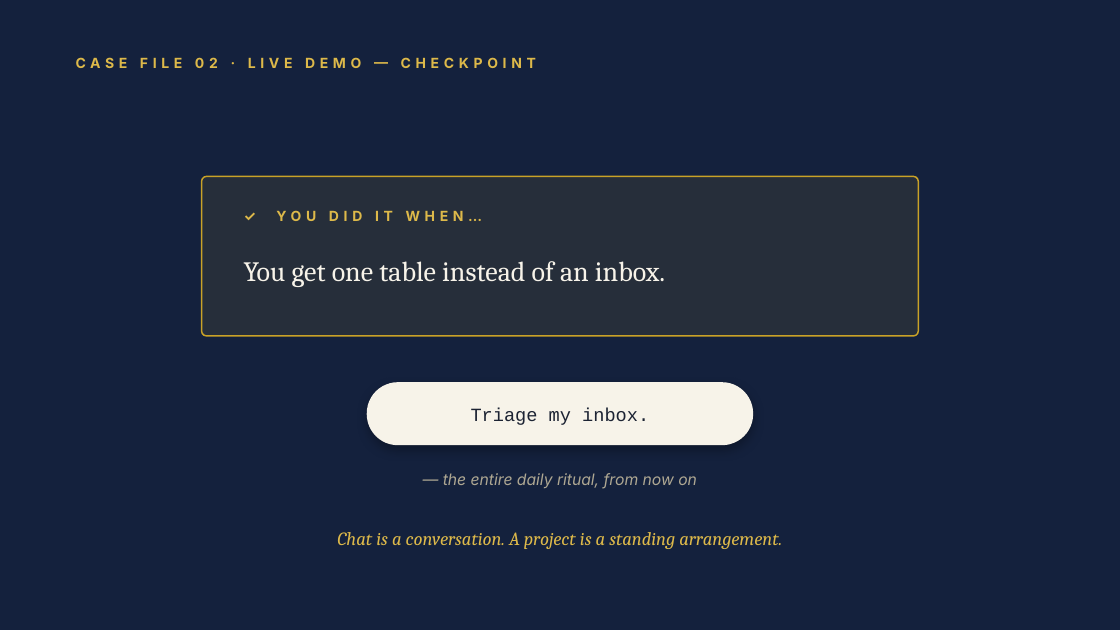
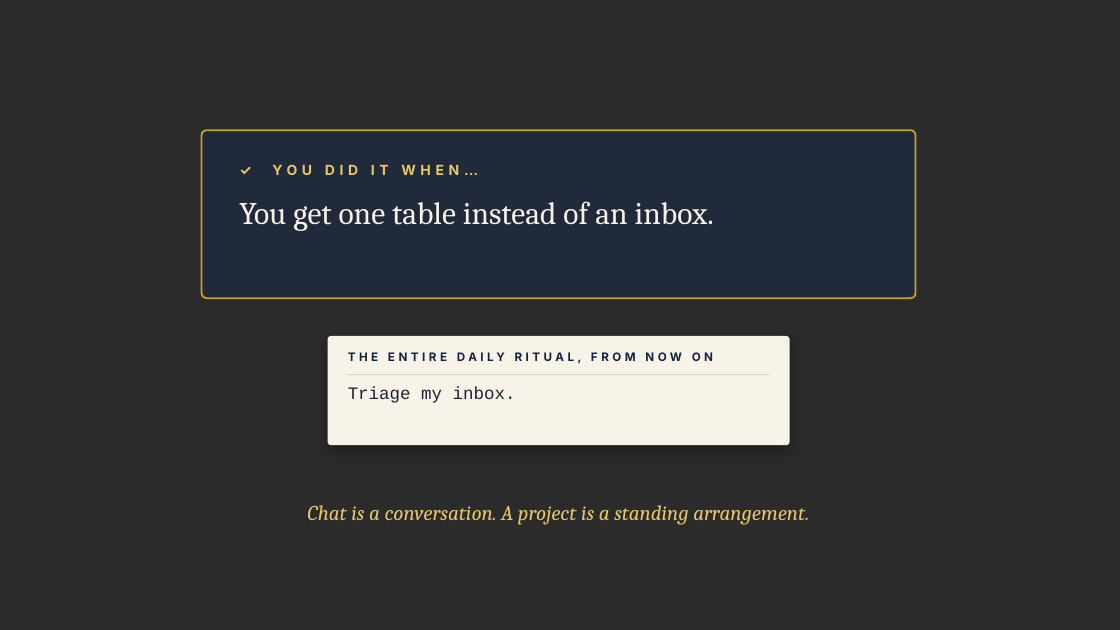
Before and after one commit to denisekgosnell/Donna, a slide deck: slide 13 of assets/build-your-own-donna.pptx (slide 8 before the commit). Drawn at 1120x630 pixels with LibreOffice and Linux fonts; fonts in the diff are those of the drawing; background and template pictures are left out; a plain dark background stands for a picture behind light text. Boxes give left, top, right and bottom in pixels: in the first picture for what was removed or moved away, otherwise in the second. Text is boxed around its words. In the diff, an @@ line names an element or a change of style, - is before the commit and + after.

```diff
--- a/assets/build-your-own-donna.pptx
+++ b/assets/build-your-own-donna.pptx
@@ background #14213D to picture (left out) @@
@@ text removed at (76,57,536,68) @@
-CASE FILE 02 · LIVE DEMO — CHECKPOINT
@@ rounded rectangle: place and size @@
-rounded rectangle at (202,176,918,336)
+rounded rectangle at (202,130,916,298)
@@ rounded rectangle at (202,130,916,298): fill #C9A227 at 10% opacity to #212A3B; outline #C9A227 1.25 pt to #C9A227 1.5 pt; proportions changed @@
@@ text "✓ YOU DID IT WHEN…": place and size @@
-text "✓ YOU DID IT WHEN…" at (276,210,483,221)
+text "✓ YOU DID IT WHEN…" at (272,164,478,175)
@@ text "✓ YOU DID IT WHEN…" at (272,164,478,175): text colour #DDB94A to #E7C766 @@
@@ text "You get one table instead ...": place and size @@
-text "You get one table instead ..." at (244,261,665,287)
+text "You get one table instead ..." at (239,201,714,231)
@@ text "You get one table instead ..." at (239,201,714,231): size 24 to 27 pt; vertical alignment middle to top @@
@@ rounded rectangle: place and size @@
-rounded rectangle at (367,382,754,445)
+rounded rectangle at (328,336,790,445)
@@ rounded rectangle at (328,336,790,445): shadow changed; proportions changed @@
@@ text "Triage my inbox.": place and size @@
-text "Triage my inbox." at (471,408,649,425)
+text "Triage my inbox." at (348,387,516,403)
@@ text "Triage my inbox." at (348,387,516,403): size 16 to 15 pt; alignment centre to left; line spacing 1 to 21.8pt; vertical alignment middle to top @@
@@ line added from (348, 375) to (770, 375), #D8D2C2 0.75 pt @@
@@ text at (443,473,697,488): text changed; size 13.5 to 10 pt; text colour #AFA893 to #14213D; bold on; italic off @@
-— the entire daily ritual, from now on
+THE ENTIRE DAILY RITUAL, FROM NOW ON
@@ text "Chat is a conversation. A ...": place and size @@
-text "Chat is a conversation. A ..." at (337,532,782,549)
+text "Chat is a conversation. A ..." at (307,505,809,525)
@@ text "Chat is a conversation. A ..." at (307,505,809,525): size 16 to 18 pt, text colour #DDB94A to #E7C766 @@
```
Also in this commit, not shown: 13 other slides changed, 7 slides added, 9 other files.
